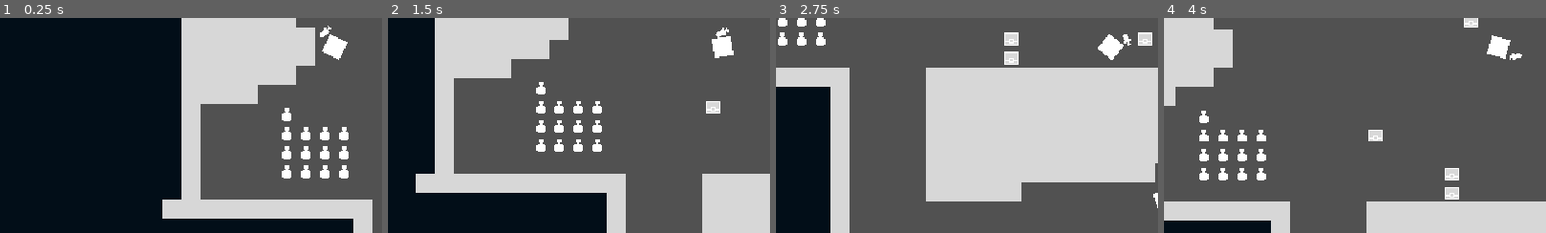
Above: before the commit, frames 1-4 (left to right).
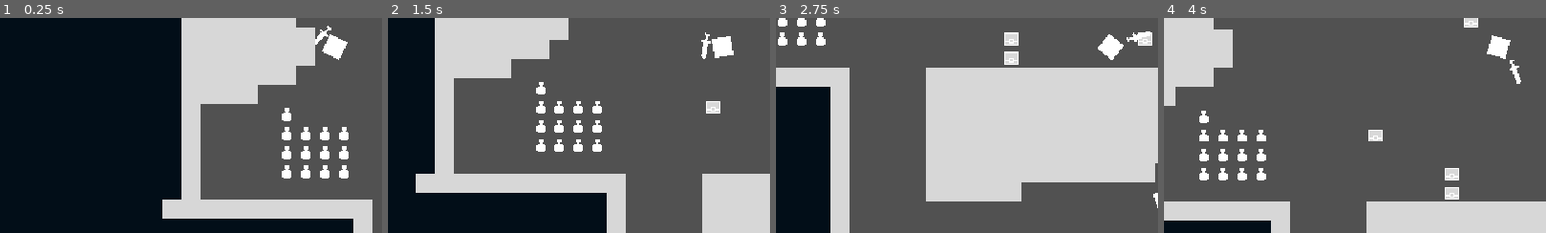
Above: after the commit, the same moments.

Repository: zMenta/Cubesh
Game: Godot game, scene res://main/main.tscn
Same seed, same stepped clock (60 frames per second), same inputs: the game is played once before the commit and once after it.
Inputs (mouse positions are % of the whole screen's width and height, from its top left):
- Up to frame 1 (0.25 s): no input
- Up to frame 2 (1.5 s): move the mouse to (72, 45) at 0.52 s; hold D (right) 0.53-1.28 s; click (72, 45) at 0.6 s; move the mouse to (30, 55) at 1.27 s; hold S (down) from 1.28 s (still down); click (30, 55) at 1.35 s
- Up to frame 3 (2.75 s): move the mouse to (60, 28) at 2.02 s; release S (down) at 2.03 s; hold D (right) from 2.03 s (still down); tap Space (dodge) at 2.1 s; click (60, 28) at 2.3 s
- Up to frame 4 (4 s): move the mouse to (45, 70) at 2.77 s; release D (right) at 2.78 s; hold W (up) 2.78-3.53 s; click (45, 70) at 2.85 s; move the mouse to (80, 65) at 3.52 s; hold A (left) from 3.53 s (still down); click (80, 65) at 3.6 s
The pictures show only the part of the screen within x 6-56%, y 43-93%; the shares and areas given below are measured in that part.

The runs differ from the first frame. In frame 1, less than 0.1% of the frame differs, in the area x 82-87%, y 4-13%; in frame 2, 0.2%, in the area x 82-90%, y 4-20%; in frame 3, 0.2%; in frame 4, 0.2%.

Commit message:
added knockback to attacks. Only on enemies

Diff:
--- a/common/components/component_health.gd
+++ b/common/components/component_health.gd
@@ -2,6 +2,7 @@
 class_name ComponentHealth
 
 signal died
+signal attack_received(attack: Attack)
 
 @export var create_blood_on_hit : bool = true
 @export var max_health : int = 100
@@ -9,9 +10,10 @@
 @onready var blood: PackedScene = preload("res://common/blood/blood.tscn")
 
 
-func take_damage(value: int) -> void:
+func take_damage(attack: Attack) -> void:
+	attack_received.emit(attack)
 	_create_damage_taken_effect()
-	current_health = clampi(current_health - value, 0, max_health)
+	current_health = clampi(current_health - attack.damage, 0, max_health)
 	if current_health <= 0:
 		died.emit()
 
--- a/common/components/component_hitbox.gd
+++ b/common/components/component_hitbox.gd
@@ -11,4 +11,4 @@
     if not area is ComponentHurtbox:
         return
 
-    health.take_damage(area.attack.damage)
+    health.take_damage(area.attack)
--- a/enemies/enemy.gd
+++ b/enemies/enemy.gd
@@ -1,5 +1,4 @@
 extends CharacterBody2D
-
 
 const SPEED = 10
 const ACCELERATION = 2
@@ -20,10 +19,6 @@
 	velocity.x = move_toward(velocity.x, direction.x * SPEED, ACCELERATION)
 	velocity.y = move_toward(velocity.y, direction.y * SPEED, ACCELERATION)
 	move_and_slide()
-
-
-func _on_component_health_died() -> void:
-	queue_free()
 
 
 func _dash() -> void:
@@ -54,3 +49,14 @@
 	$AnimationPlayer.play("attack")
 	if target != null:
 		$AttackCooldown.start()
+
+
+func _on_component_health_died() -> void:
+	queue_free()
+
+
+func _on_component_health_attack_received(attack) -> void:
+	var knockback_accel = 100
+	var direction = global_position.direction_to(target.global_position) * -1
+	velocity.x = move_toward(velocity.x, direction.x * attack.knockback, knockback_accel)
+	velocity.y = move_toward(velocity.y, direction.y * attack.knockback, knockback_accel)
--- a/enemies/slime.tscn
+++ b/enemies/slime.tscn
@@ -157,6 +157,7 @@
 [node name="CollisionShape2D2" type="CollisionShape2D" parent="ComponentHitbox"]
 shape = SubResource("CircleShape2D_g08wa")
 
+[connection signal="attack_received" from="ComponentHealth" to="." method="_on_component_health_attack_received"]
 [connection signal="died" from="ComponentHealth" to="." method="_on_component_health_died"]
 [connection signal="body_entered" from="DetectionZone" to="." method="_on_detection_zone_body_entered"]
 [connection signal="body_exited" from="DetectionZone" to="." method="_on_detection_zone_body_exited"]
--- a/player/player.tscn
+++ b/player/player.tscn
@@ -3,7 +3,7 @@
 [ext_resource type="Script" path="res://player/player.gd" id="1_hmwl6"]
 [ext_resource type="Script" path="res://common/components/component_health.gd" id="2_l0m5d"]
 [ext_resource type="Texture2D" uid="uid://djmif1cdtrbmq" path="res://common/assets.png" id="2_p3d7h"]
-[ext_resource type="PackedScene" uid="uid://bxsrkofvoagxw" path="res://weapons/dagger.tscn" id="4_1yaic"]
+[ext_resource type="PackedScene" uid="uid://c6g53qb86u43r" path="res://weapons/sword.tscn" id="4_n1gm4"]
 [ext_resource type="Script" path="res://common/components/component_hitbox.gd" id="5_72g3u"]
 
 [sub_resource type="CircleShape2D" id="CircleShape2D_ia72d"]
@@ -136,7 +136,7 @@
 [node name="Player" type="CharacterBody2D" node_paths=PackedStringArray("current_weapon")]
 collision_mask = 6
 script = ExtResource("1_hmwl6")
-current_weapon = NodePath("WeaponSlot/Dagger")
+current_weapon = NodePath("WeaponSlot/Sword")
 
 [node name="ComponentHealth" type="Node" parent="."]
 script = ExtResource("2_l0m5d")
@@ -155,7 +155,7 @@
 position = Vector2(11, 13)
 rotation = -2.84136
 
-[node name="Dagger" parent="WeaponSlot" instance=ExtResource("4_1yaic")]
+[node name="Sword" parent="WeaponSlot" instance=ExtResource("4_n1gm4")]
 
 [node name="AnimationPlayer" type="AnimationPlayer" parent="."]
 libraries = {
--- a/weapons/dagger.tscn
+++ b/weapons/dagger.tscn
@@ -6,7 +6,7 @@
 [sub_resource type="Resource" id="Resource_5hjqp"]
 script = ExtResource("2_18mpn")
 damage = 6
-knockback = 10
+knockback = 25
 stun_time = 0.2
 
 [sub_resource type="RectangleShape2D" id="RectangleShape2D_gi5sa"]
--- a/weapons/spear.tscn
+++ b/weapons/spear.tscn
@@ -5,8 +5,8 @@
 
 [sub_resource type="Resource" id="Resource_md25g"]
 script = ExtResource("2_dw4x5")
-damage = 10
-knockback = 10
+damage = 12
+knockback = 40
 stun_time = 0.2
 
 [sub_resource type="RectangleShape2D" id="RectangleShape2D_mx6gp"]
--- a/weapons/sword.tscn
+++ b/weapons/sword.tscn
@@ -6,7 +6,7 @@
 [sub_resource type="Resource" id="Resource_b4uya"]
 script = ExtResource("2_xed4l")
 damage = 10
-knockback = 10
+knockback = 75
 stun_time = 0.2
 
 [sub_resource type="RectangleShape2D" id="RectangleShape2D_qq08n"]
